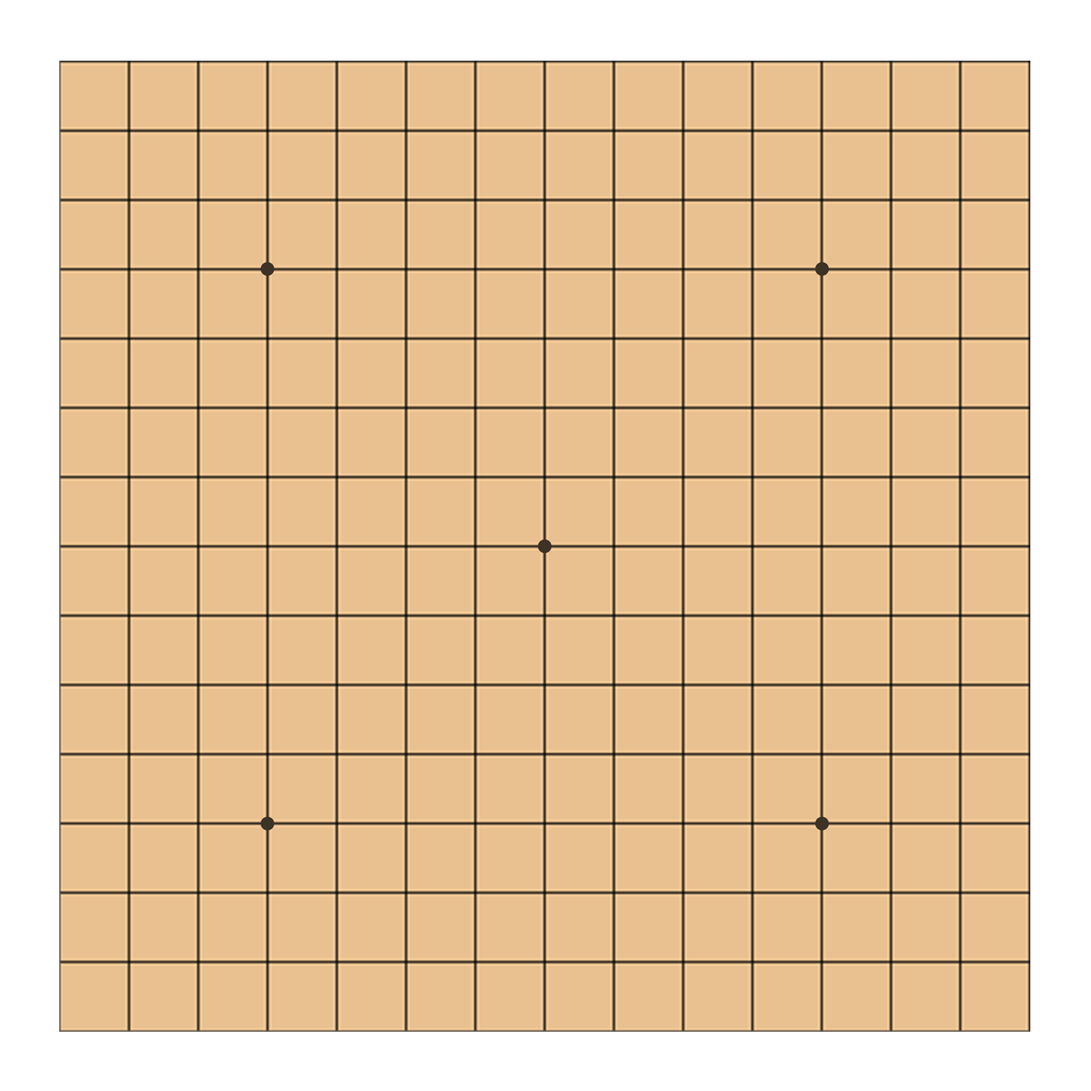
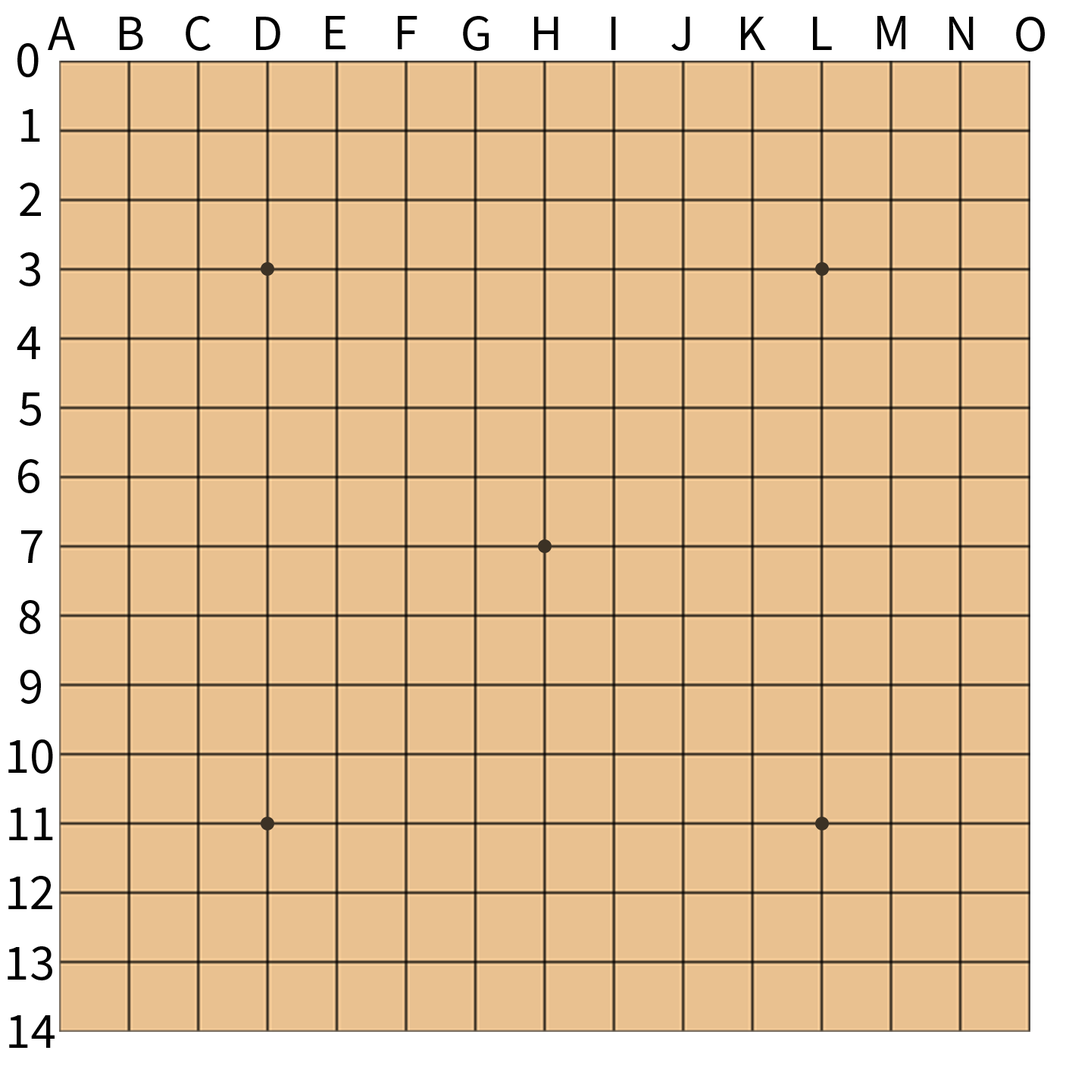
The second (1091, 1091) image is a revision of the first. Changes to its layers:
added group "横坐标" with 15 layers above "纵坐标" over [47, 15, 1046, 52]
added layer "D" in group "横坐标" over [256, 16, 281, 51]
added layer "O" in group "横坐标" over [1016, 16, 1046, 52]
added layer "N" in group "横坐标" over [949, 16, 975, 51]
added layer "M" in group "横坐标" over [877, 15, 906, 50]
added layer "K" in group "横坐标" over [741, 16, 767, 51]
added layer "H" in group "横坐标" over [534, 16, 559, 51]
added layer "G" in group "横坐标" over [463, 15, 489, 51]
added layer "C" in group "横坐标" over [185, 15, 211, 51]
added layer "B" in group "横坐标" over [119, 16, 144, 51]
added layer "A" in group "横坐标" over [47, 16, 76, 51]
added group "纵坐标" with 15 layers above "背景" over [7, 43, 55, 1049]
added layer "14" in group "纵坐标" over [9, 1015, 55, 1049]
added layer "13" in group "纵坐标" over [7, 946, 53, 981]
added layer "12" in group "纵坐标" over [8, 876, 53, 910]
added layer "11" in group "纵坐标" over [9, 808, 54, 841]
added layer "10" in group "纵坐标" over [8, 739, 54, 774]
added layer "9" in group "纵坐标" over [19, 670, 41, 705]
added layer "8" in group "纵坐标" over [19, 600, 41, 635]
added layer "6" in group "纵坐标" over [18, 459, 40, 494]
added layer "5" in group "纵坐标" over [18, 392, 41, 426]
added layer "4" in group "纵坐标" over [16, 326, 41, 360]
added layer "3" in group "纵坐标" over [18, 252, 41, 287]
added layer "2" in group "纵坐标" over [19, 182, 41, 217]
…and 8 more changes (8 added)
